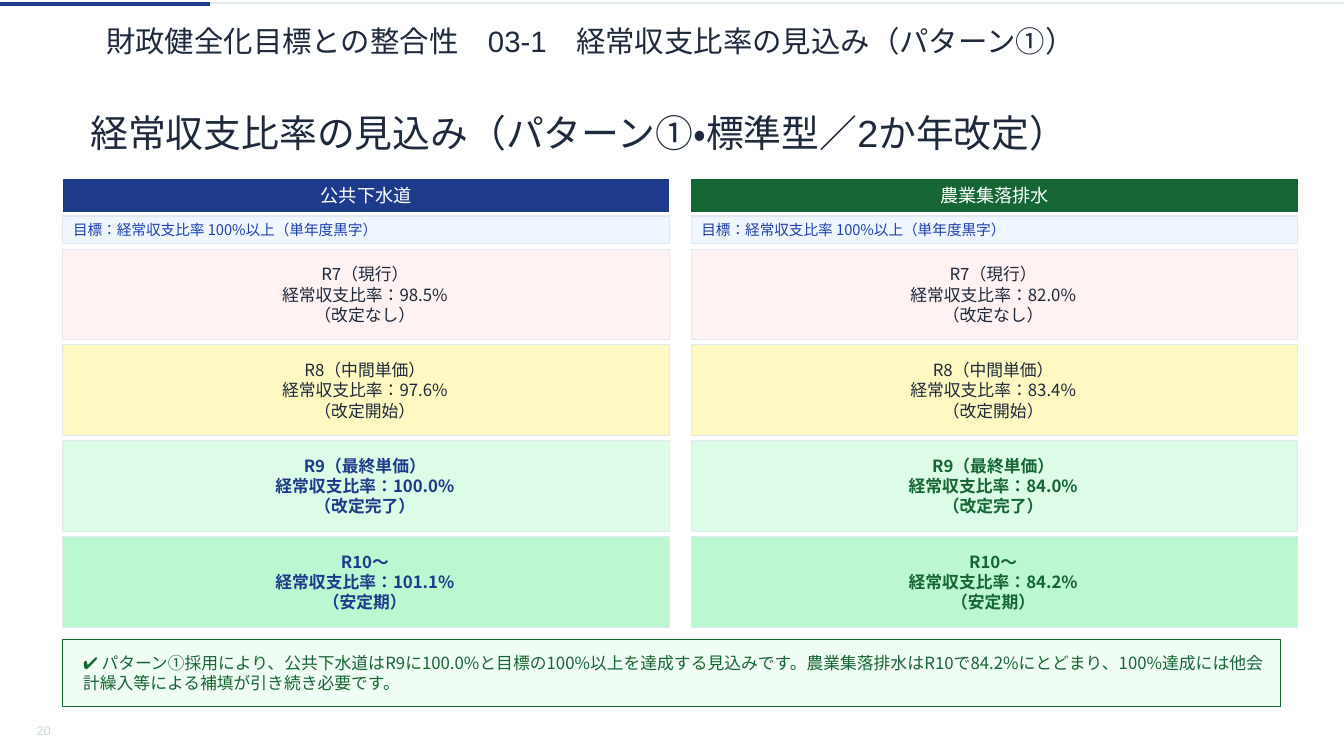
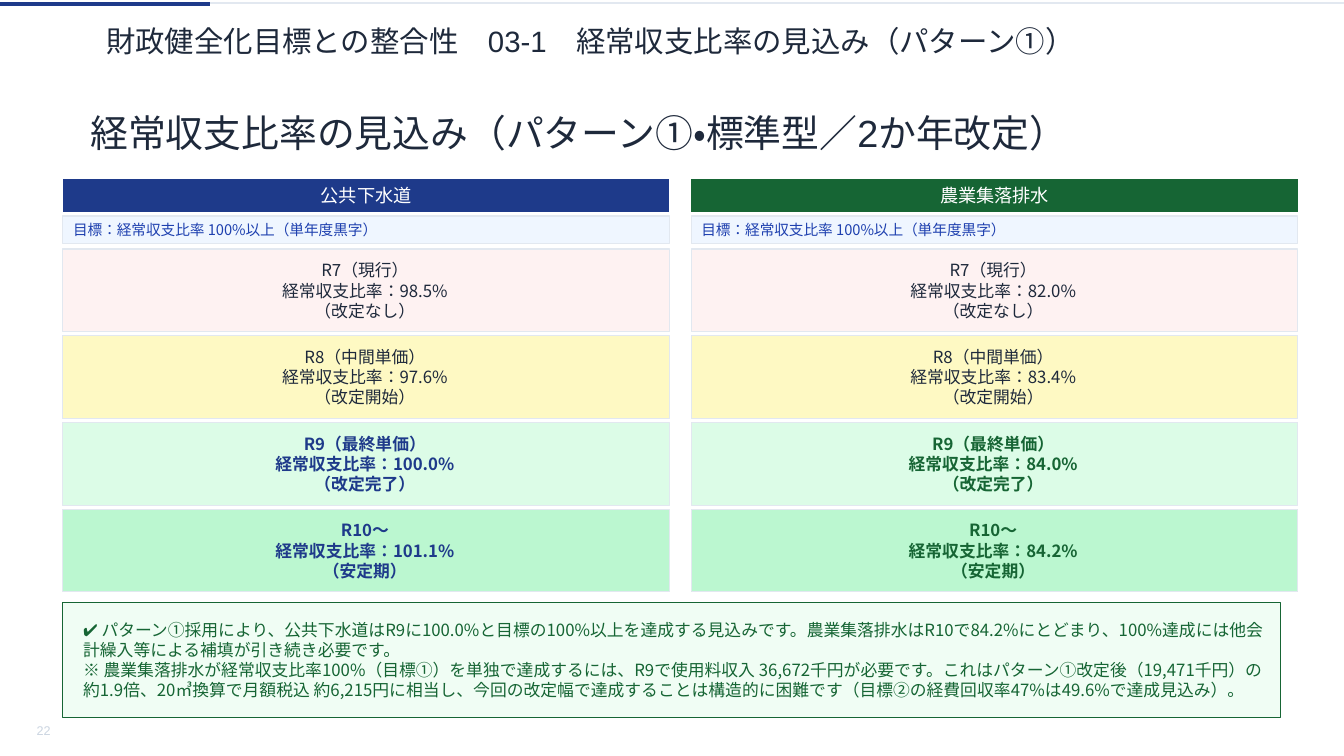
Before and after one commit to ryowakayama-gif/repository, a slide deck: slide 22 of rokko_sewage_council/output/六戸町_第2回審議会資料.pptx (slide 20 before the commit). Drawn at 1344x756 pixels with LibreOffice and Linux fonts; fonts in the diff are those of the drawing. Boxes give left, top, right and bottom in pixels: in the first picture for what was removed or moved away, otherwise in the second. Text is boxed around its words. In the diff, an @@ line names an element or a change of style, - is before the commit and + after.

```diff
--- a/rokko_sewage_council/output/六戸町_第2回審議会資料.pptx
+++ b/rokko_sewage_council/output/六戸町_第2回審議会資料.pptx
@@ freeform shape "R7（現行）" resized from (x1=64, y1=249, x2=669, y2=340) to (x1=64, y1=249, x2=669, y2=332) @@
@@ freeform shape "R7（現行）" resized from (x1=692, y1=249, x2=1298, y2=340) to (x1=692, y1=249, x2=1298, y2=332) @@
@@ freeform shape "R8（中間単価）" resized from (x1=64, y1=345, x2=669, y2=436) to (x1=64, y1=336, x2=669, y2=418) @@
@@ freeform shape "R8（中間単価）" resized from (x1=692, y1=345, x2=1298, y2=436) to (x1=692, y1=336, x2=1298, y2=418) @@
@@ freeform shape "R9（最終単価）" resized from (x1=64, y1=441, x2=669, y2=531) to (x1=64, y1=422, x2=669, y2=505) @@
@@ freeform shape "R9（最終単価）" resized from (x1=692, y1=441, x2=1298, y2=531) to (x1=692, y1=422, x2=1298, y2=505) @@
@@ freeform shape "R10〜" resized from (x1=64, y1=537, x2=669, y2=628) to (x1=64, y1=509, x2=669, y2=592) @@
@@ freeform shape "R10〜" resized from (x1=692, y1=537, x2=1298, y2=628) to (x1=692, y1=509, x2=1298, y2=592) @@
@@ freeform shape "✔ パターン①採用により、公共下水道はR9に100.0%と目標の100%以上を達成する見込みです。農業集落排水はR10で ..." resized from (x1=64, y1=639, x2=1281, y2=706) to (x1=64, y1=602, x2=1281, y2=718) @@
@@ text in freeform shape at (x1=83, y1=662, x2=1262, y2=699): paragraph added @@
+※ 農業集落排水が経常収支比率100%（目標①）を単独で達成するには、R9で使用料収入 36,672千円が必要です。これはパターン①改定後（19,471千円）の約1.9倍、20㎥換算で月額税込 約6,215円に相当し、今回の改定幅で達成することは構造的に困難です（目標②の経費回収率47%は49.6%で達成見込み）。
@@ text in freeform shape at (x1=37, y1=727, x2=51, y2=735): text changed @@
-20
+22
```
Also in this commit, not shown: 32 other slides changed, 2 slides added, 7 other files.
